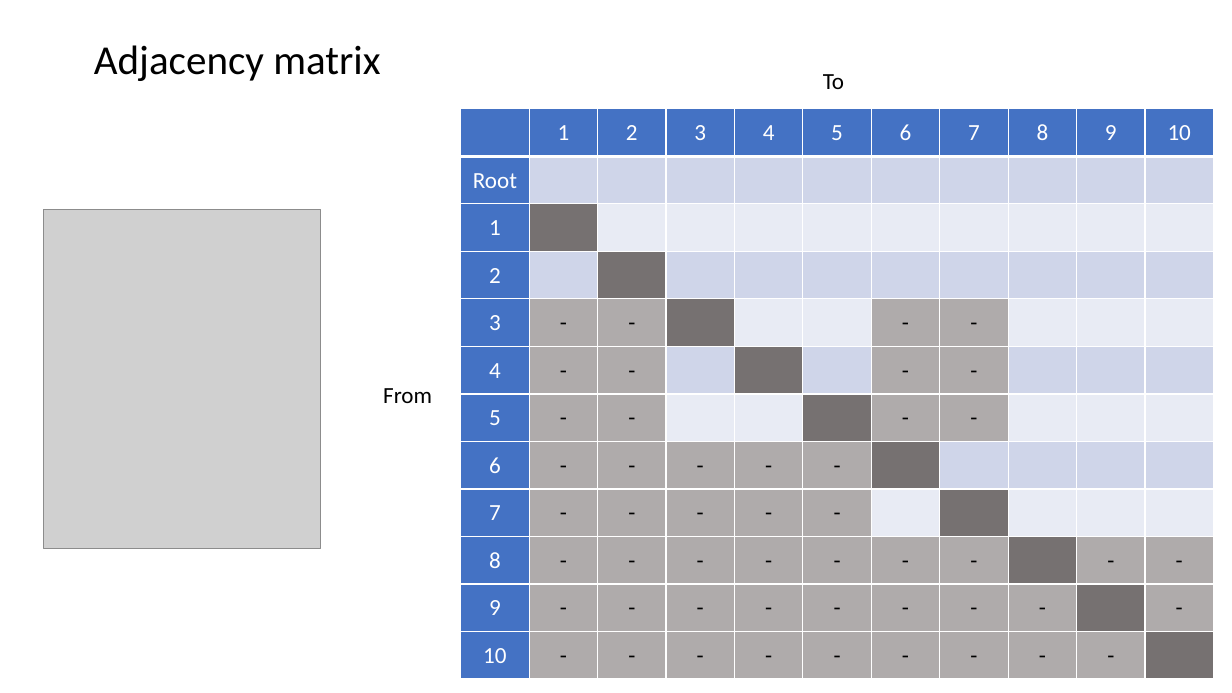
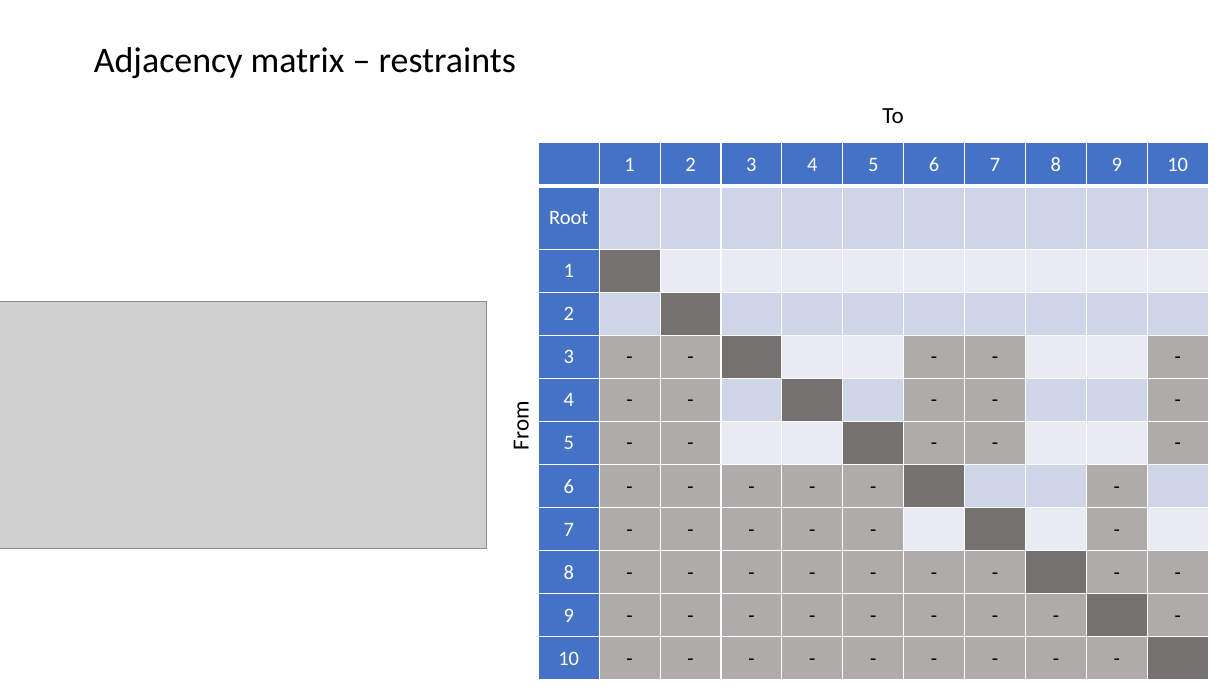
Before and after one commit to KarchinLab/pictograph, a slide deck: slide 4 of v6/figs/test-data-1.pptx (slide 3 before the commit). Drawn at 1232x693 pixels with LibreOffice and Linux fonts; fonts in the diff are those of the drawing; grey boxes stand for pictures. Boxes give left, top, right and bottom in pixels: in the first picture for what was removed or moved away, otherwise in the second. Text is boxed around its words. In the diff, an @@ line names an element or a change of style, - is before the commit and + after.

Commit message:
add adjacency matrix init and mutate functions

```diff
--- a/v6/figs/test-data-1.pptx
+++ b/v6/figs/test-data-1.pptx
@@ title at [94,47,516,78]: text changed; size 32 to 28 pt @@
-Adjacency matrix
+Adjacency matrix – restraints
@@ text "To": place and size @@
-text "To" at [823,74,844,89]
+text "To" at [882,108,903,123]
@@ table at [539,143,1210,680] @@
-row 5, column 11: 
+row 5, column 11: -
-row 6, column 11: 
+row 6, column 11: -
-row 7, column 11: 
+row 7, column 11: -
-row 8, column 10: 
+row 8, column 10: -
-row 9, column 10: 
+row 9, column 10: -
@@ fill #E9EBF5 to #AFABAB in 3 cells @@
@@ fill #CFD5EA to #AFABAB in 2 cells @@
@@ size 18 to 16 pt @@
@@ table: place and size @@
-table at [461,109,1214,679]
+table at [539,143,1210,680]
@@ picture removed at [43,209,321,548] @@
@@ picture added at [0,301,487,549] @@
@@ text "From": place and size @@
-text "From" at [383,388,432,403]
+text "From" at [507,405,535,449]
@@ text "From" at [507,405,535,449]: rotation 0 to 270 degrees @@
```
Also in this commit, not shown: 2 other slides changed, 3 slides added, 3 other files.
